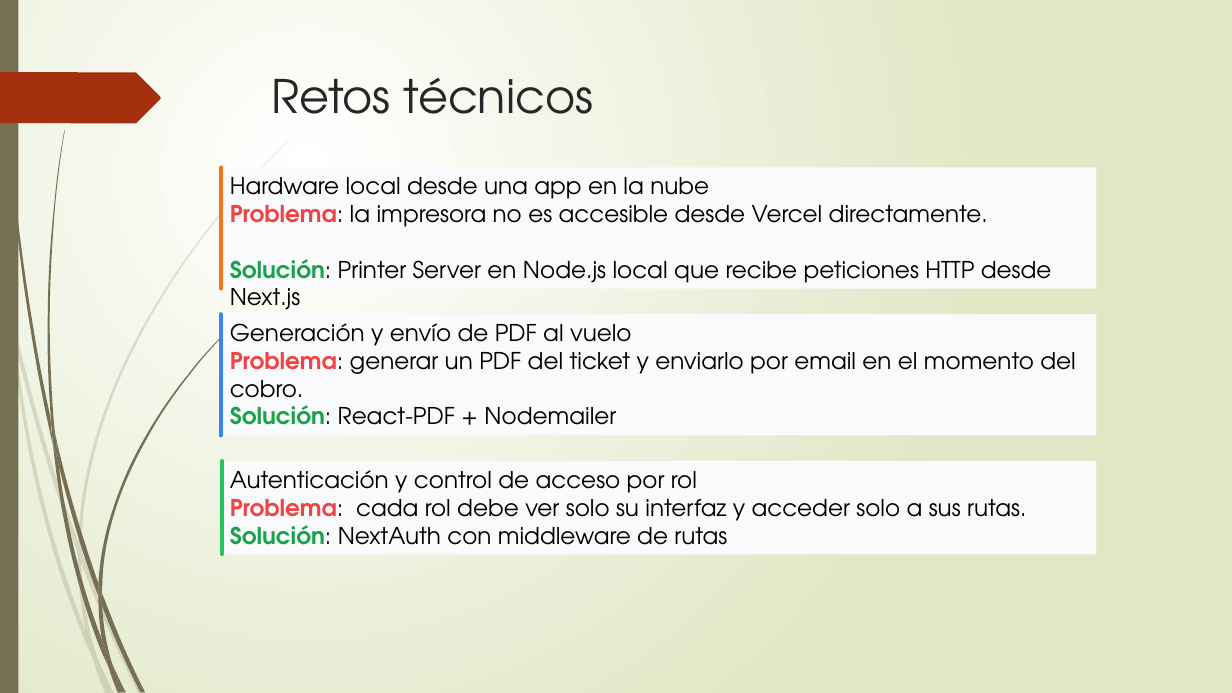
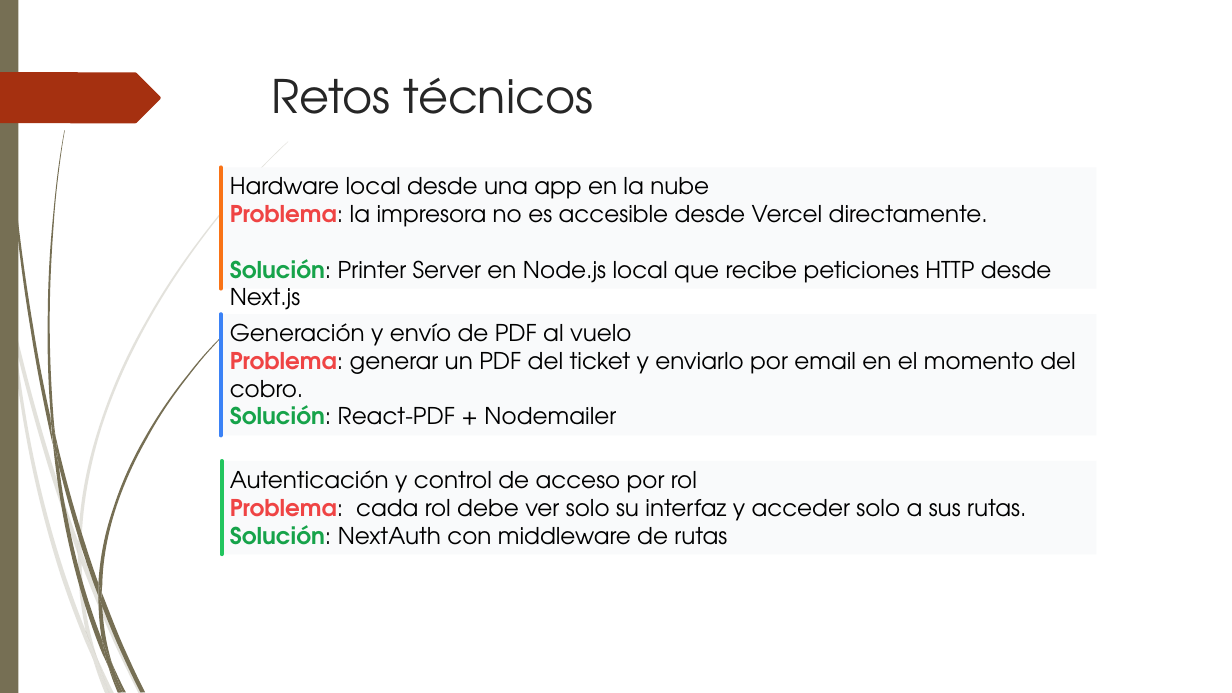
Before and after one commit to fumetria/DAW_Proyecto_Final, a slide deck: slide 7 of documentacion proyecto/Presentacion_proyecto.pptx. Drawn at 1232x693 pixels with LibreOffice and Linux fonts; fonts in the diff are those of the drawing. Boxes give left, top, right and bottom in pixels: in the first picture for what was removed or moved away, otherwise in the second. Text is boxed around its words. In the diff, an @@ line names an element or a change of style, - is before the commit and + after.

```diff
--- a/documentacion proyecto/Presentacion_proyecto.pptx
+++ b/documentacion proyecto/Presentacion_proyecto.pptx
@@ background gradient #FFFFFF to #DFE8C4 to #FFFFFF @@
@@ 3 texts: place and size @@
-3 texts at (221,167,1097,555)
+3 texts at (230,177,1075,545)
```
Also in this commit, not shown: 5 other slides changed, 2 slides added.
